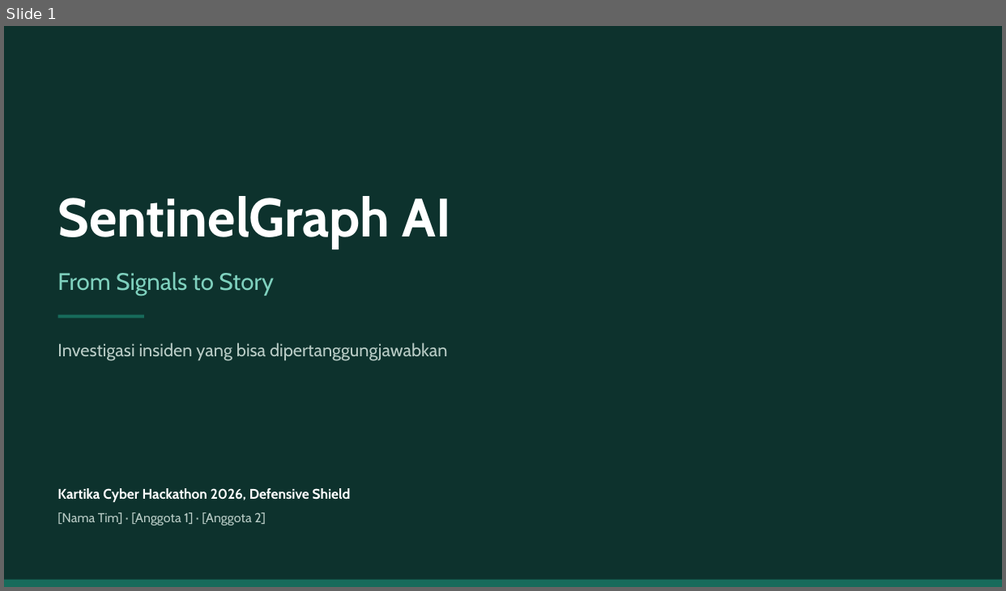
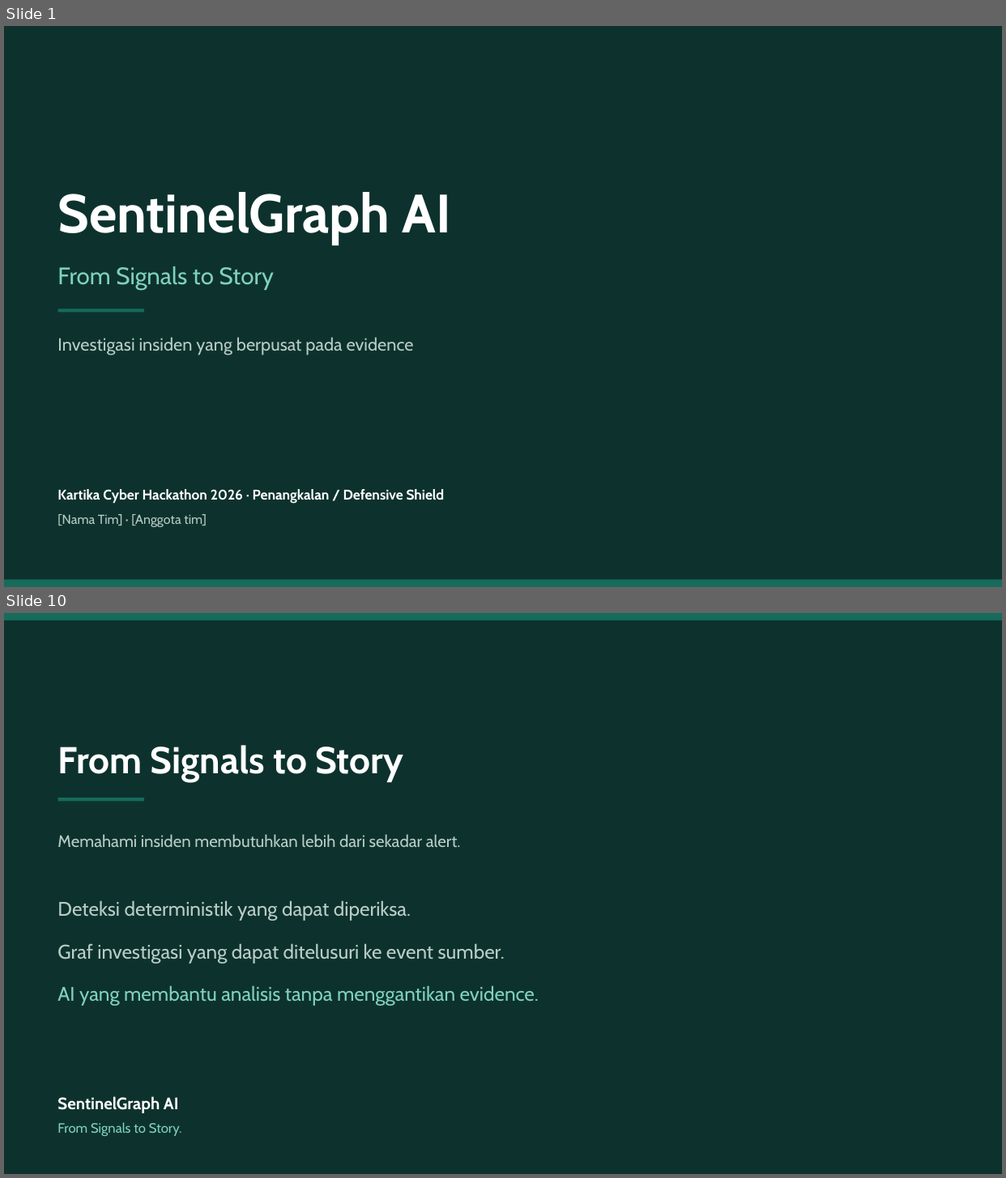
Before and after one commit to jackkd414-source/sentinel-graph-ai, a slide deck: docs/presentation/SentinelGraph-AI-slides.pptx. Shown one above the other, each under a label of ours: slide 1 before the commit, slides 1 and 10 after it; the slides between them are not shown. The pictures are 1006x591 and 1006x1178 pixels, drawn with LibreOffice and Linux fonts; fonts in the diff are those of the drawing. Boxes give left, top, right and bottom in pixels: in the first picture for what was removed or moved away, otherwise in the second. Text is boxed around its words. In the diff, an @@ line names an element or a change of style, - is before the commit and + after.

```diff
--- a/docs/presentation/SentinelGraph-AI-slides.pptx
+++ b/docs/presentation/SentinelGraph-AI-slides.pptx
@@ slide 10 added at (x1=4, y1=613, x2=1002, y2=1174), background #FFFFFF @@
@@ rectangle added at (x1=4, y1=613, x2=1002, y2=1174), fill #0D322D @@
@@ rectangle added at (x1=4, y1=613, x2=1002, y2=620), fill #176B5B @@
@@ text added at (x1=57, y1=745, x2=403, y2=781), 36 pt, text #FFFFFF, bold @@
+From Signals to Story
@@ rectangle added at (x1=58, y1=798, x2=144, y2=801), fill #176B5B @@
@@ text added at (x1=57, y1=834, x2=461, y2=847), 16 pt, text #B9CCC6 @@
+Memahami insiden membutuhkan lebih dari sekadar alert.
@@ text added at (x1=57, y1=901, x2=539, y2=1006), 19 pt, text #B9CCC6 @@
+Deteksi deterministik yang dapat diperiksa.
+Graf investigasi yang dapat ditelusuri ke event sumber.
+AI yang membantu analisis tanpa menggantikan evidence.
@@ text added at (x1=57, y1=1097, x2=182, y2=1136), 13 pt, text #7FD1BE @@
+SentinelGraph AI
+From Signals to Story.
@@ slide 1 changed as well @@
@@ text "SentinelGraph AI" moved from (x1=57, y1=196, x2=452, y2=249) to (x1=57, y1=192, x2=452, y2=245) @@
@@ text "From Signals to Story" moved from (x1=57, y1=272, x2=274, y2=296) to (x1=57, y1=267, x2=274, y2=290) @@
@@ rectangle moved from (x1=58, y1=315, x2=144, y2=318) to (x1=58, y1=309, x2=144, y2=312) @@
@@ text at (x1=57, y1=337, x2=414, y2=356): text changed @@
-Investigasi insiden yang bisa dipertanggungjawabkan
+Investigasi insiden yang berpusat pada evidence
@@ text at (x1=57, y1=489, x2=445, y2=527): text changed @@
-Kartika Cyber Hackathon 2026, Defensive Shield
-[Nama Tim] · [Anggota 1] · [Anggota 2]
+Kartika Cyber Hackathon 2026 · Penangkalan / Defensive Shield
+[Nama Tim] · [Anggota tim]
```
Also in this commit, not shown: 5 other slides changed, 3 other slides added, 4 slides removed, 2 other files.
